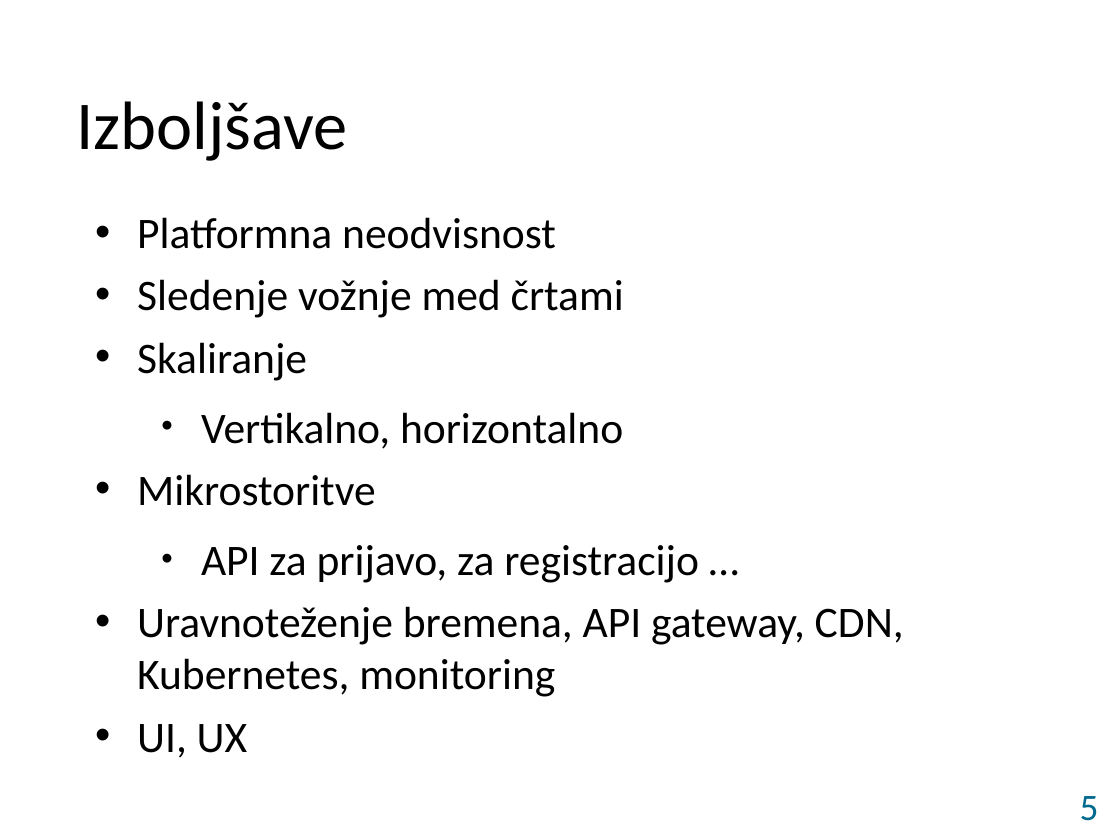
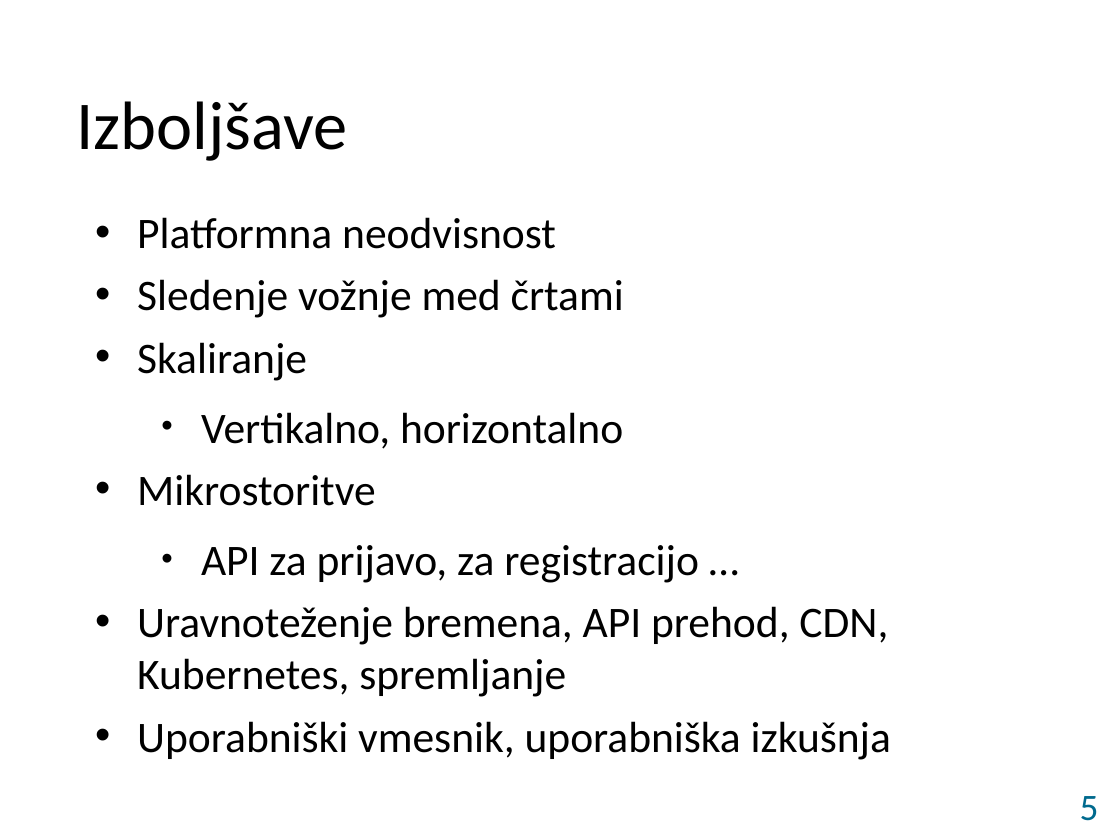
Before and after one commit to david-slatinek/rt21, a slide deck: slide 5 of documents/final-presentation/presentation.odp. Drawn at 1120x840 pixels with LibreOffice and Linux fonts; fonts in the diff are those of the drawing; background and template pictures are left out. Boxes give left, top, right and bottom in pixels: in the first picture for what was removed or moved away, otherwise in the second. Text is boxed around its words. In the diff, an @@ line names an element or a change of style, - is before the commit and + after.

Commit message:
Update presentation

```diff
--- a/documents/final-presentation/presentation.odp
+++ b/documents/final-presentation/presentation.odp
@@ text at (137, 606, 891, 760): text changed @@
-• Uravnoteženje bremena, API gateway, CDN, Kubernetes, monitoring
-• UI, UX
+• Uravnoteženje bremena, API prehod, CDN, Kubernetes, spremljanje
+• Uporabniški vmesnik, uporabniška izkušnja
```
Also in this commit, not shown: 1 other file.
